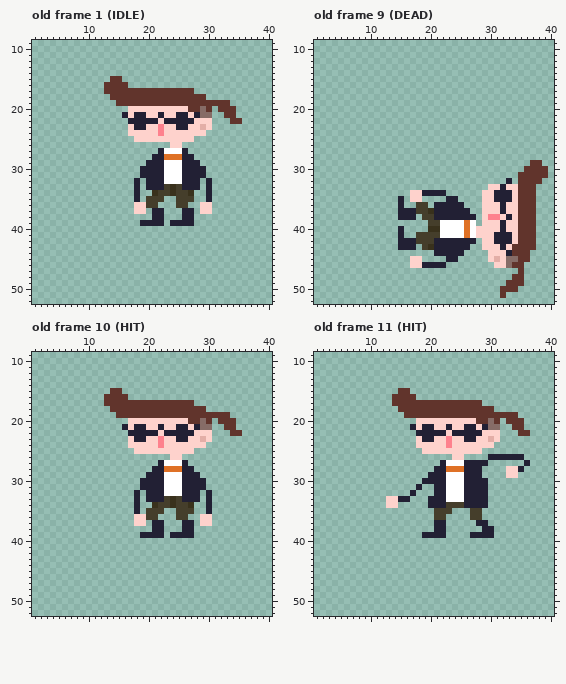
One commit to this pixel-art file: img/enemy.aseprite. That is the earlier state.
48x54 pixels, 14 frames. Shown: old frame 1 (IDLE): x 1..40, y 9..52; old frame 9 (DEAD): x 1..40, y 9..52; old frame 10 (HIT): x 1..40, y 9..52; old frame 11 (HIT): x 1..40, y 9..52. The commit also changed other frames, which this record leaves out.
After:
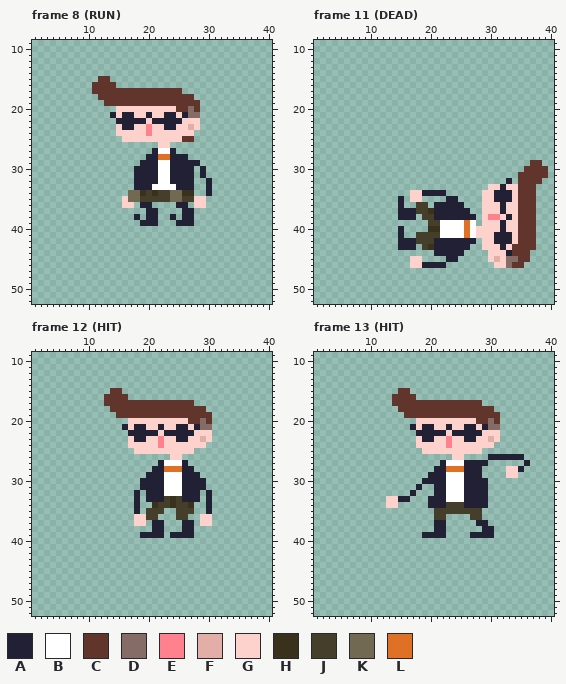
Palette (. is transparent): A #222034  B #ffffff  C #61342c  D #866c67  E #fe818d  F #e3aea7  G #fed2cc  H #39311c  J #453e2b  K #716952  L #df7126
A new or re-ordered frame is compared with the old frame closest to it.
The edit:
frames 14 -> 16
Frame 8 (RUN) is new; against old frame 1 (IDLE), layer "Layer 1":
y 15: x 12..15 ..CC -> CC..
y 16: x 11..12 .. -> CC; x 15..16 CC -> ..
y 17: x 11..12 .. -> CC; x 26..27 CC -> ..
y 18: x 12..13 .. -> CC; x 28..29 CC -> ..
y 19: x 13..14 .. -> CC; x 29..33 CCCCC -> .....
y 20: x 15..16 .. -> GG; x 25..27 GGC -> CCD; x 29..30 DC -> ..; x 32..34 CCC -> ...
y 21: x 14..15 .. -> AG; x 17..20 GAAG -> AGGA; x 22..25 AGGA -> GAAG; x 27..30 GADD -> DD..; x 33..34 CC -> ..
y 22: x 15..16 .. -> AA; x 20 A -> G; x 22 G -> A; x 26..27 AA -> GG; x 29..30 GG -> ..; x 34..35 CC -> ..
y 23: x 15..20 ..GAAG -> GAAGGE; x 22..27 EGGAAG -> GAAGGF; x 29..30 FG -> ..
y 24: x 15..16 .. -> GG; x 20 G -> E; x 22 E -> G; x 28..29 GG -> ..
y 25: x 16..17 .. -> GG; x 26..27 GG -> CC
y 26: x 22..25 ..GG -> GG..
y 27: x 21..22 .A -> AB; x 24..26 BBA -> A..
y 28: x 20 . -> A; x 22 A -> L; x 24..25 LL -> AA; x 27 A -> .
y 29: x 19 . -> A; x 22 A -> B; x 24..25 BB -> AA
y 30..31: x 18 . -> A; x 22 A -> B; x 24..25 BB -> AA; x 28 A -> .
y 32: x 19 . -> A; x 22 A -> B; x 24..25 BB -> AA; x 28 A -> .
y 33: x 19 . -> A; x 21..25 AAJHJ -> BBBBA; x 28 A -> .
y 34: x 17..20 .A.. -> KKHJ; x 24..26 HJJ -> KKH
y 35: x 16..19 ..A. -> GKKJ; x 23..25 ..J -> JKK; x 28..30 ..A -> GG.
y 36: x 16..21 ..GGJJ -> GG.AA.; x 25..26 JJ -> AA; x 28 . -> G; x 30 G -> .
y 37: x 18..20 GG. -> ..A; x 22 A -> .; x 29..30 GG -> ..
y 38: x 18 . -> A; x 20 . -> A; x 22 A -> .; x 24 . -> A
y 39: x 22 A -> .; x 24 A -> .
Frame 11 (DEAD) against old frame 9 (DEAD), layer "Layer 1":
y 47: x 35 C -> .
y 48: x 34..35 CC -> ..
y 49: x 33..35 CCC -> ...
y 50: x 32..34 CCC -> ...
y 51: x 32 C -> .
Frame 12 (HIT) against old frame 10 (HIT), layer "Layer 1":
y 19: x 31..33 CCC -> ...
y 20: x 32..34 CCC -> ...
y 21: x 33..34 CC -> ..
y 22: x 34..35 CC -> ..
Frame 13 (HIT) against old frame 11 (HIT), layers "head", "left leg", "right leg":
y 19: x 32..34 CCC -> ...
y 20: x 33..35 CCC -> ...
y 21: x 34..35 CC -> ..
y 22: x 35..36 CC -> ..
y 35: x 24..26 ... -> JJJ
